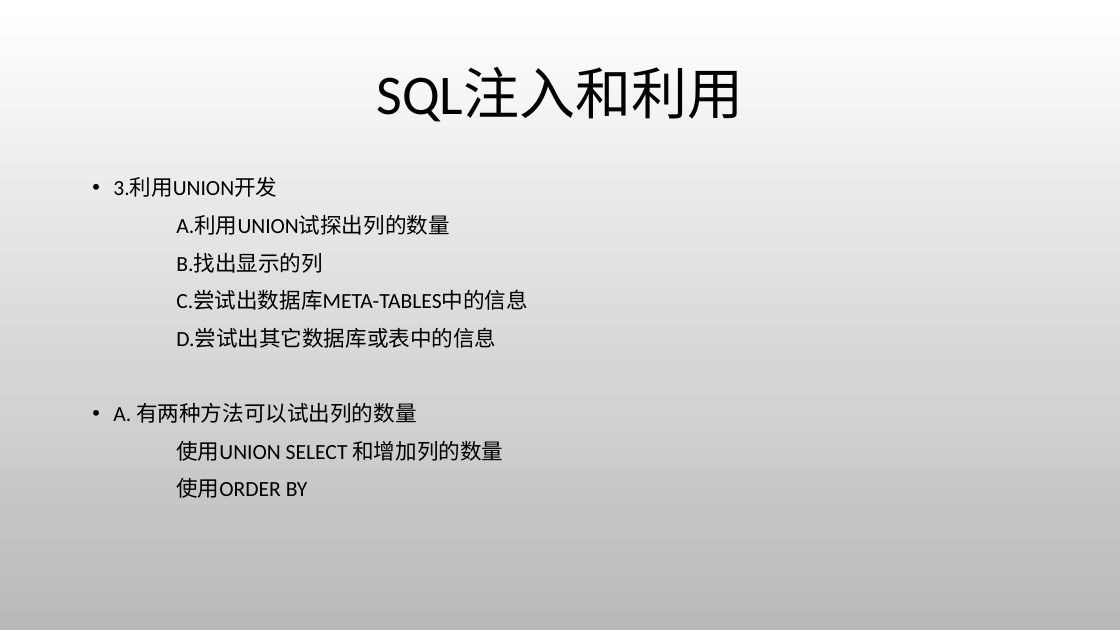
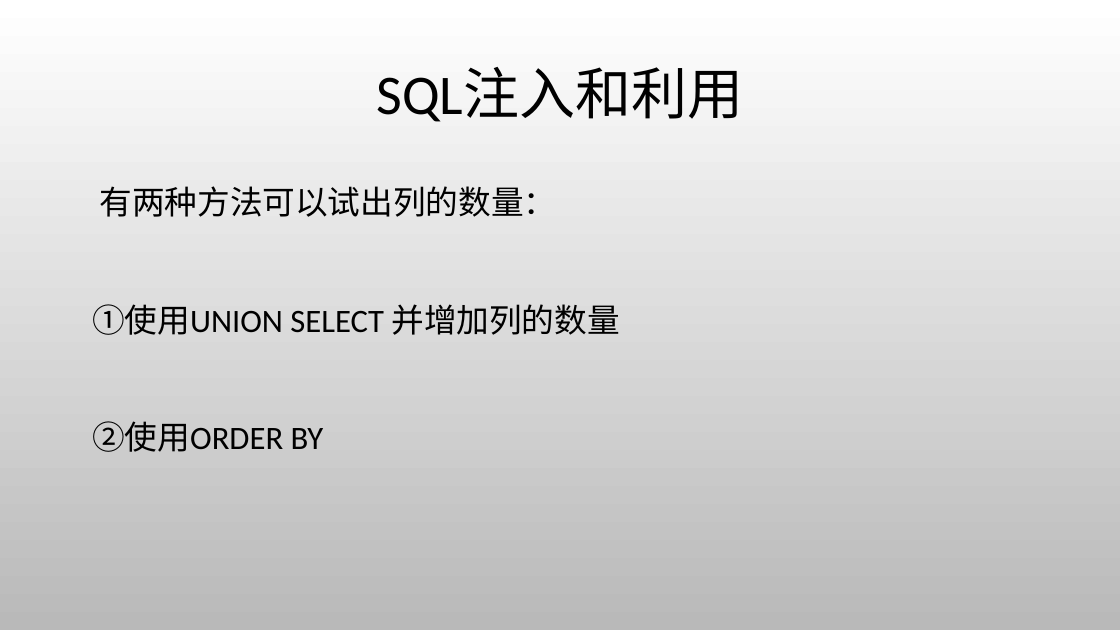
Before and after one commit to CUCCS/ns, a slide deck: slide 14 of 2016-2/zc_snRNA/FlippedClassroom_FromSqlInjectionToShell/From SQL injection to Shell.pptx (slide 12 before the commit). Drawn at 1120x630 pixels with LibreOffice and Linux fonts; fonts in the diff are those of the drawing; background and template pictures are left out. Boxes give left, top, right and bottom in pixels: in the first picture for what was removed or moved away, otherwise in the second. Text is boxed around its words. In the diff, an @@ line names an element or a change of style, - is before the commit and + after.

```diff
--- a/2016-2/zc_snRNA/FlippedClassroom_FromSqlInjectionToShell/From SQL injection to Shell.pptx
+++ b/2016-2/zc_snRNA/FlippedClassroom_FromSqlInjectionToShell/From SQL injection to Shell.pptx
@@ text at (x1=92, y1=186, x2=619, y2=452): text changed; size 18.5 to 28 pt @@
-• 3.利用UNION开发
-A.利用UNION试探出列的数量
-B.找出显示的列
-C.尝试出数据库META-TABLES中的信息
-D.尝试出其它数据库或表中的信息
-• A. 有两种方法可以试出列的数量
-使用UNION SELECT 和增加列的数量
-使用ORDER BY
+有两种方法可以试出列的数量：
+①使用UNION SELECT 并增加列的数量
+②使用ORDER BY
```
Also in this commit, not shown: 9 other slides changed, 18 slides added, 9 slides removed.
